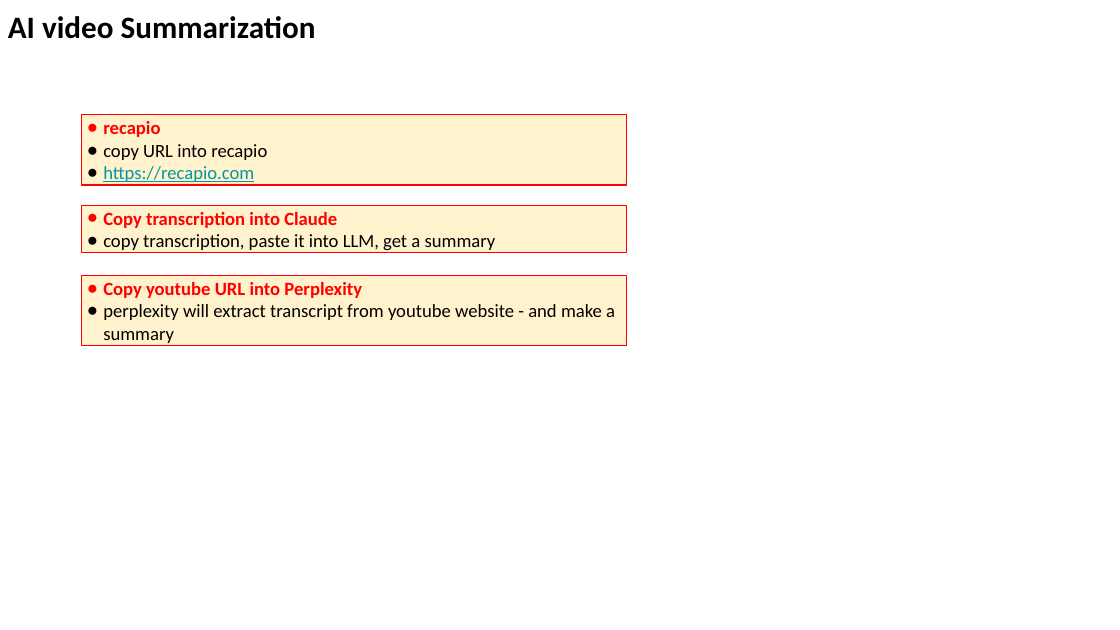
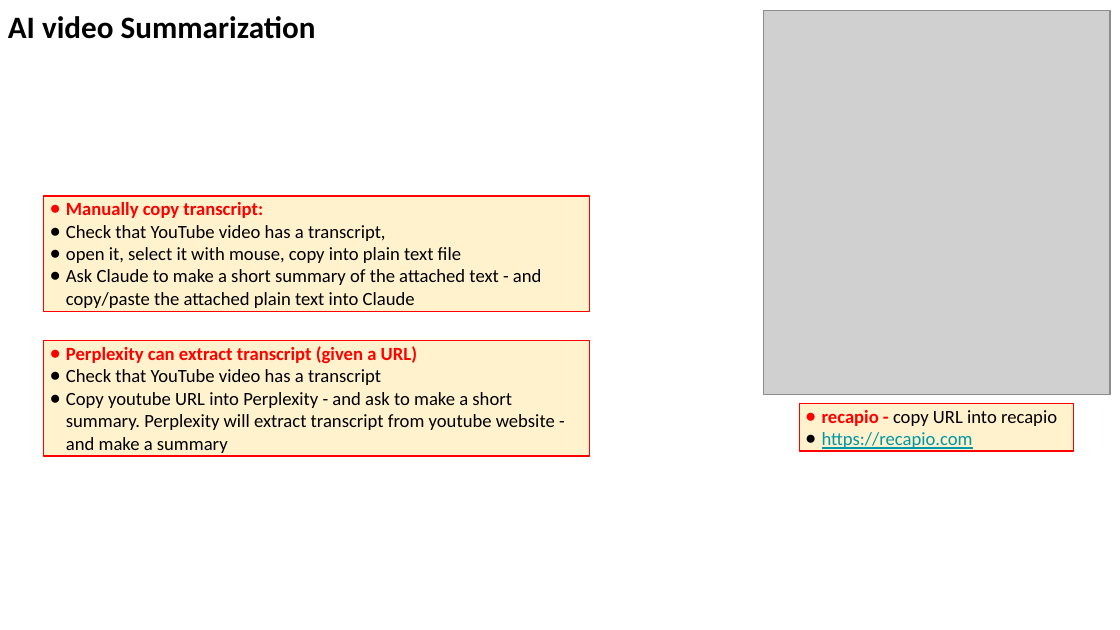
Before and after one commit to lselector/seminar, a slide deck: slide 18 of 2025/2025-06-06-AI-Updates.pptx. Drawn at 1120x630 pixels with LibreOffice and Linux fonts; fonts in the diff are those of the drawing; grey boxes stand for pictures. Boxes give left, top, right and bottom in pixels: in the first picture for what was removed or moved away, otherwise in the second. Text is boxed around its words. In the diff, an @@ line names an element or a change of style, - is before the commit and + after.

```diff
--- a/2025/2025-06-06-AI-Updates.pptx
+++ b/2025/2025-06-06-AI-Updates.pptx
@@ picture added at <box>763,11,1110,394</box> @@
@@ rectangle added at <box>44,196,589,311</box>, fill #FFF2CC, outline #FF0000 0.75 pt, 12 pt, text #000000 @@
+● Manually copy transcript:
+● Check that YouTube video has a transcript,
+● open it, select it with mouse, copy into plain text file
+● Ask Claude to make a short summary of the attached text - and copy/paste the attached plain text into Claude
@@ rectangle removed at <box>82,205,627,252</box> @@
-● Copy transcription into Claude
-● copy transcription, paste it into LLM, get a summary
@@ rectangle "Perplexity can extract transcript (given ...": place and size @@
-rectangle "Perplexity can extract transcript (given ..." at <box>82,276,627,346</box>
+rectangle "Perplexity can extract transcript (given ..." at <box>44,340,589,456</box>
@@ text in rectangle at <box>66,346,555,453</box>: text changed @@
-● Copy youtube URL into Perplexity
-● perplexity will extract transcript from youtube website - and make a summary
+● Perplexity can extract transcript (given a URL)
+● Check that YouTube video has a transcript
+● Copy youtube URL into Perplexity - and ask to make a short summary. Perplexity will extract transcript from youtube website - and make a summary
@@ rectangle "recapio - copy URL into ...": place and size @@
-rectangle "recapio - copy URL into ..." at <box>82,115,627,186</box>
+rectangle "recapio - copy URL into ..." at <box>800,403,1074,450</box>
@@ text in rectangle at <box>822,410,1057,426</box>: text changed @@
-● recapio
-● copy URL into recapio
+● recapio - copy URL into recapio
```
Also in this commit, not shown: 5 other slides changed.
